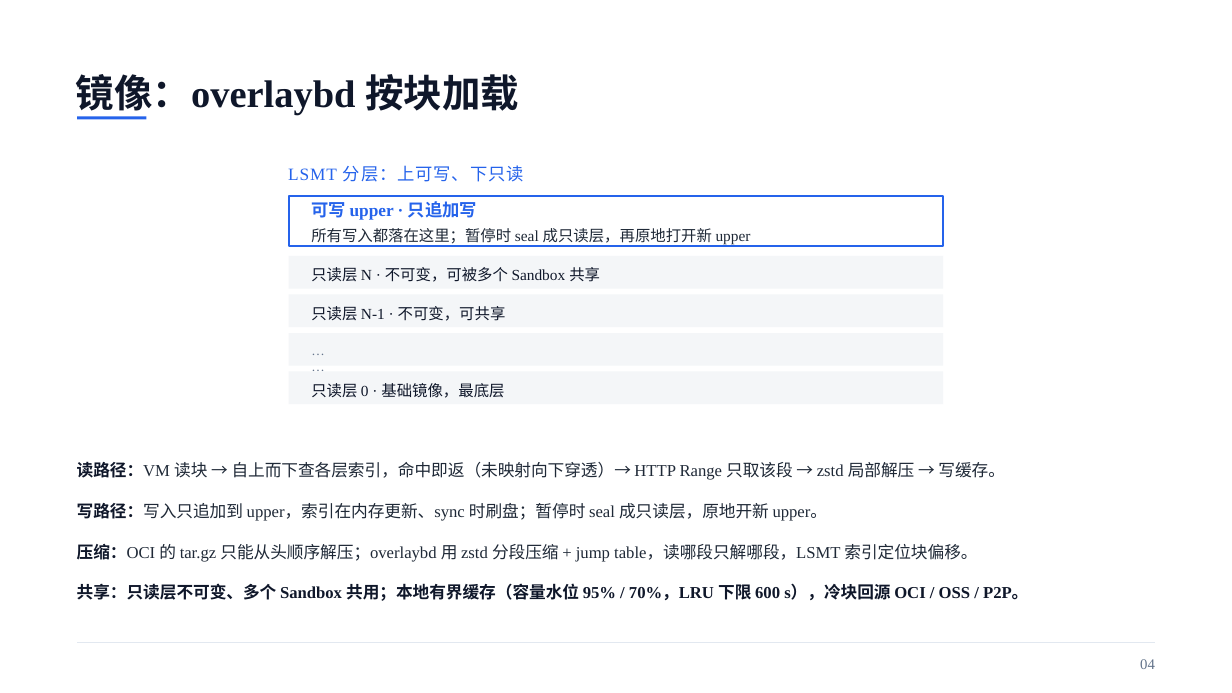
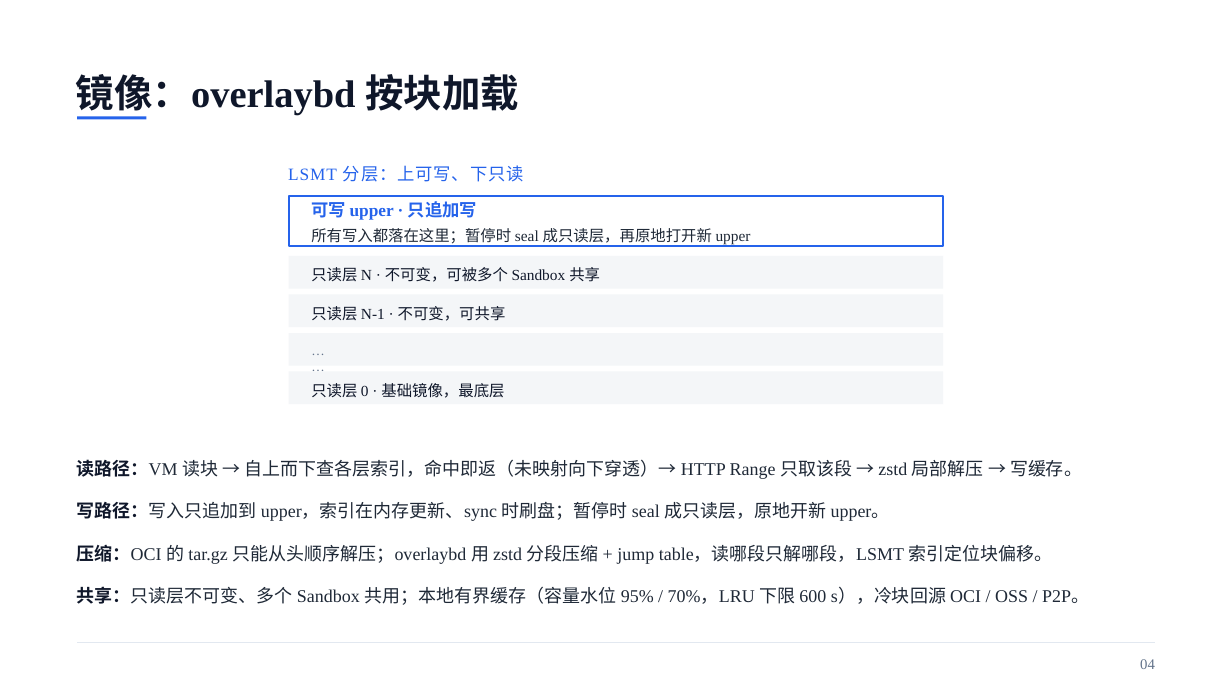
Before and after one commit to liushiqin-647/aenv, a slide deck: slide 4 of agentenv_20261102_polished.pptx. Drawn at 1232x693 pixels with LibreOffice and Linux fonts; fonts in the diff are those of the drawing. Boxes give left, top, right and bottom in pixels: in the first picture for what was removed or moved away, otherwise in the second. Text is boxed around its words. In the diff, an @@ line names an element or a change of style, - is before the commit and + after.

```diff
--- a/agentenv_20261102_polished.pptx
+++ b/agentenv_20261102_polished.pptx
@@ size 13 to 14 pt in 3 elements at box(77, 459, 1082, 479), box(77, 502, 890, 521), box(77, 545, 1052, 564) @@
@@ text "共享：只读层不可变、多个 Sandbox 共用；本地有界缓存（容量水位 95% / ..." at box(77, 586, 1089, 605): size 13 to 14 pt, text colour #0F172A to #1F2937, bold off @@
```
Also in this commit, not shown: 13 other slides changed.
